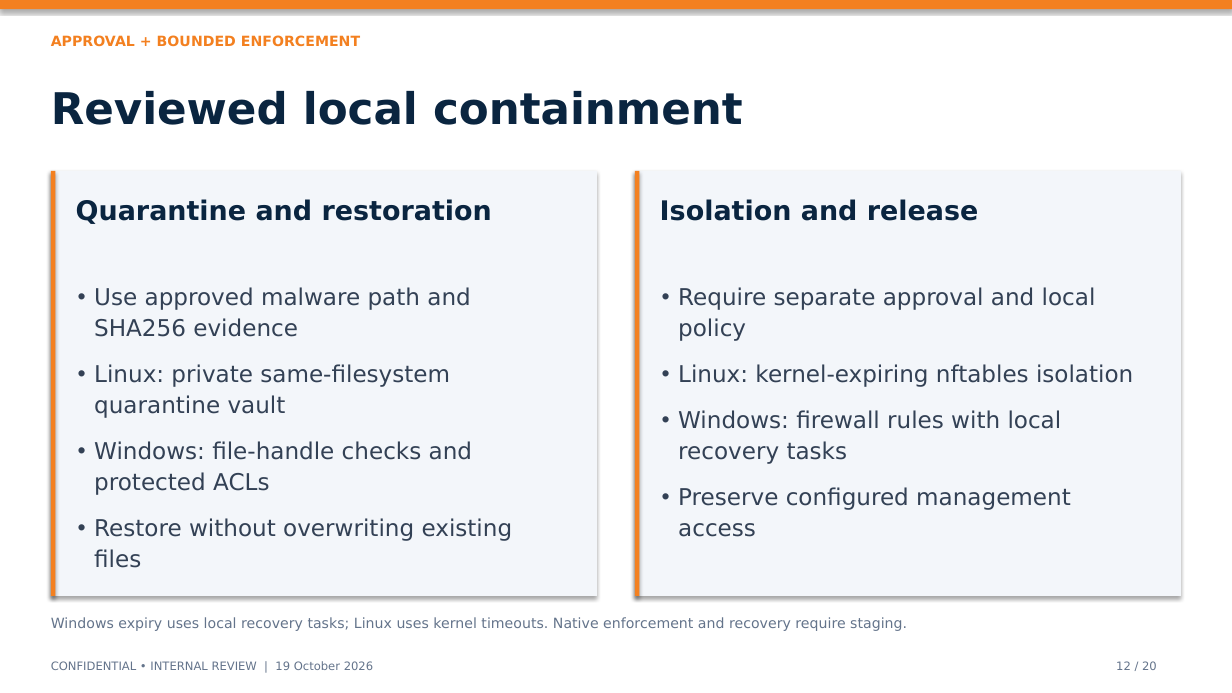
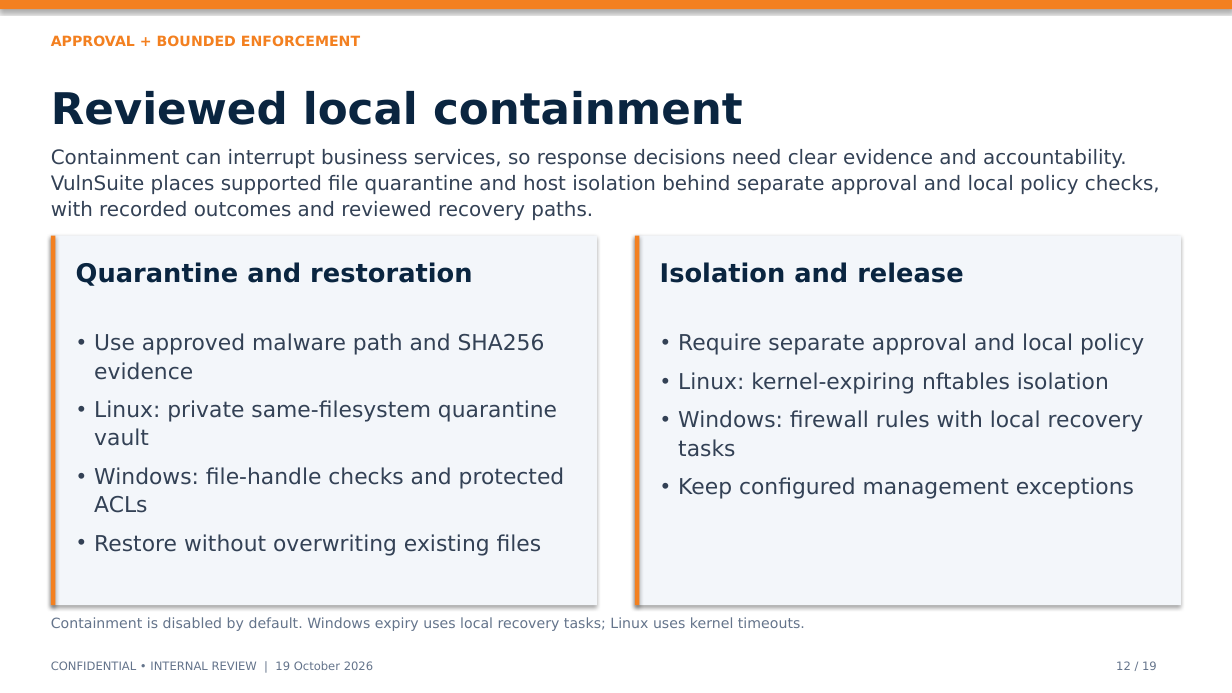
Before and after one commit to harshitrathi14/vulnsuite, a slide deck: slide 12 of VulnSuite_Executive_Deck.pptx. Drawn at 1232x693 pixels with LibreOffice and Linux fonts; fonts in the diff are those of the drawing. Boxes give left, top, right and bottom in pixels: in the first picture for what was removed or moved away, otherwise in the second. Text is boxed around its words. In the diff, an @@ line names an element or a change of style, - is before the commit and + after.

Commit message:
Present VulnSuite as an introduction with feature explanations

```diff
--- a/VulnSuite_Executive_Deck.pptx
+++ b/VulnSuite_Executive_Deck.pptx
@@ text added at [51, 149, 1160, 220], 15.5 pt, text #334155 @@
+Containment can interrupt business services, so response decisions need clear evidence and accountability. VulnSuite places supported file quarantine and host isolation behind separate approval and local policy checks, with recorded outcomes and reviewed recovery paths.
@@ rectangle: place and size @@
-rectangle at [51, 171, 597, 596]
+rectangle at [51, 236, 597, 605]
@@ rectangle: place and size @@
-rectangle at [51, 171, 55, 596]
+rectangle at [51, 236, 55, 605]
@@ rectangle: place and size @@
-rectangle at [635, 171, 1181, 596]
+rectangle at [635, 236, 1181, 605]
@@ rectangle: place and size @@
-rectangle at [635, 171, 640, 596]
+rectangle at [635, 236, 640, 605]
@@ text "Quarantine and restoration": place and size @@
-text "Quarantine and restoration" at [76, 199, 492, 224]
+text "Quarantine and restoration" at [76, 262, 472, 286]
@@ text "Quarantine and restoration" at [76, 262, 472, 286]: size 21 to 20 pt @@
@@ text "Isolation and release" at [660, 262, 963, 283]: size 21 to 20 pt @@
@@ text "Isolation and release": place and size @@
-text "Isolation and release" at [660, 199, 979, 221]
+text "Isolation and release" at [660, 262, 963, 283]
@@ text "Use approved malware path and ...": place and size @@
-text "Use approved malware path and ..." at [94, 287, 513, 568]
+text "Use approved malware path and ..." at [94, 333, 565, 556]
@@ text "Use approved malware path and ..." at [94, 333, 565, 556]: size 18 to 17 pt; line spacing 24pt to 22pt; less space between paragraphs @@
@@ text "Require separate approval and local ...": place and size @@
-text "Require separate approval and local ..." at [678, 287, 1133, 537]
+text "Require separate approval and local ..." at [678, 333, 1144, 499]
@@ text at [678, 333, 1144, 457]: size 18 to 17 pt in "Require separate approval and local policy", "Linux: kernel-expiring nftables isolation", "Windows: firewall rules with local recovery tasks"; line spacing 24pt to 22pt; less space between paragraphs @@
@@ text at [678, 477, 1134, 499]: text changed; size 18 to 17 pt @@
-• Preserve configured management access
+• Keep configured management exceptions
@@ text at [51, 617, 805, 631]: text changed @@
-Windows expiry uses local recovery tasks; Linux uses kernel timeouts. Native enforcement and recovery require staging.
+Containment is disabled by default. Windows expiry uses local recovery tasks; Linux uses kernel timeouts.
@@ text at [1116, 661, 1157, 670]: text changed @@
-12 / 20
+12 / 19
```
Also in this commit, not shown: 16 other slides changed, 2 slides added, 3 slides removed, 14 other files.
